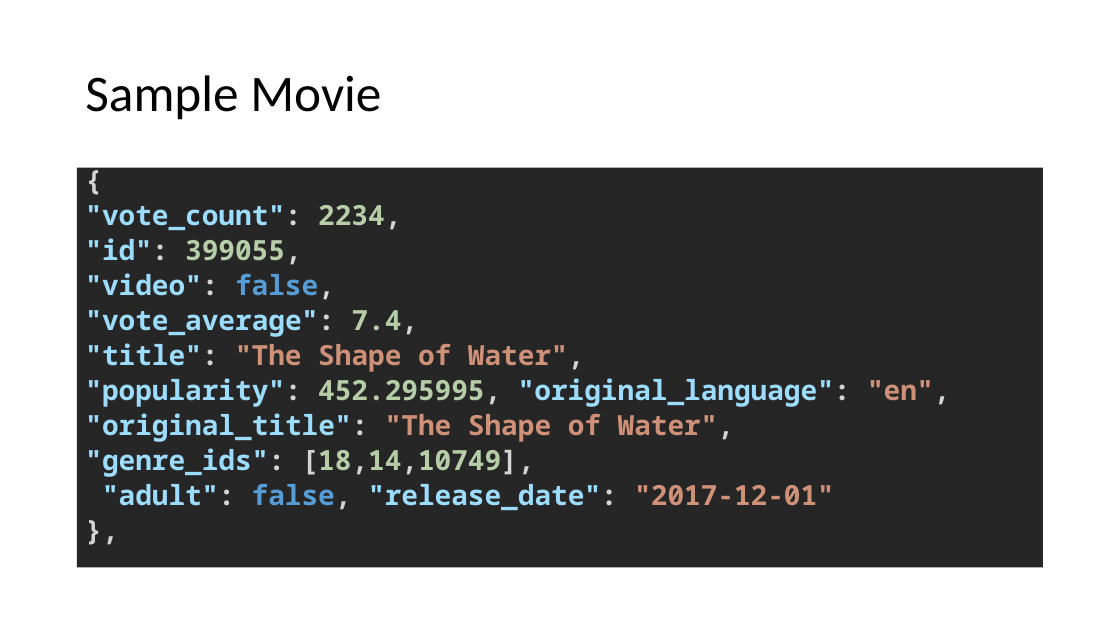
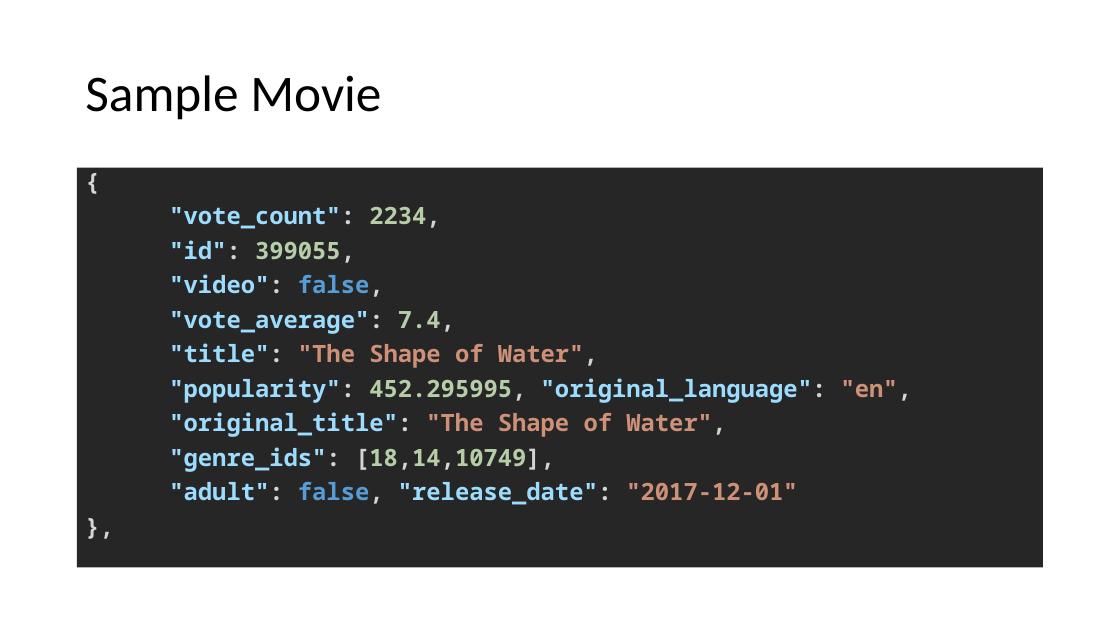
Before and after one commit to akhiln28/ontology_assignment2, a slide deck: slide 8 of presentation.pptx. Drawn at 1120x630 pixels with LibreOffice and Linux fonts; fonts in the diff are those of the drawing. Boxes give left, top, right and bottom in pixels: in the first picture for what was removed or moved away, otherwise in the second. Text is boxed around its words. In the diff, an @@ line names an element or a change of style, - is before the commit and + after.

```diff
--- a/presentation.pptx
+++ b/presentation.pptx
@@ text "{" at (x1=77, y1=168, x2=1044, y2=568): size 23.8 to 20.4 pt; line spacing 0.7 to 0.8 @@
```
Also in this commit, not shown: 6 other slides changed, 1 slide added, 1 other file.
